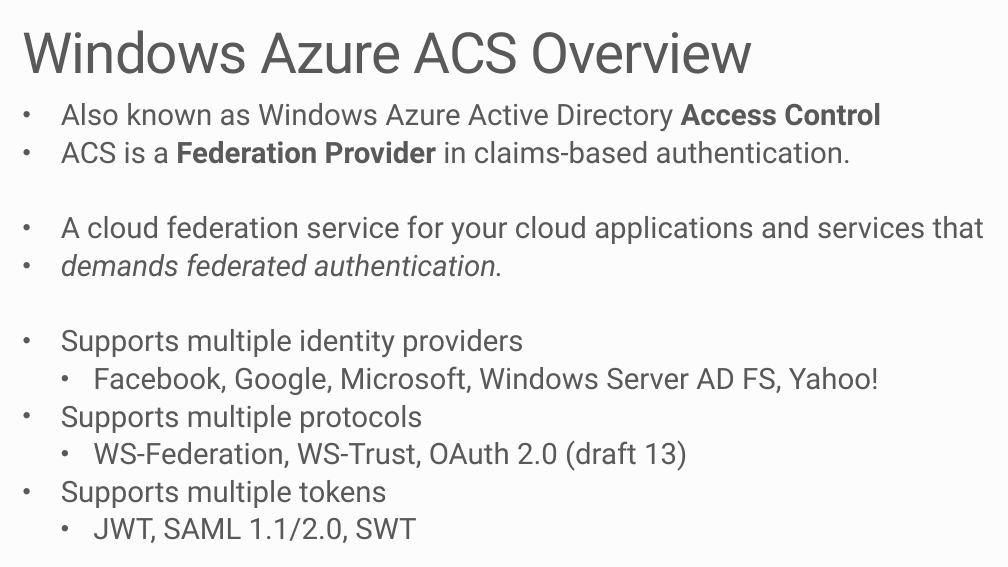
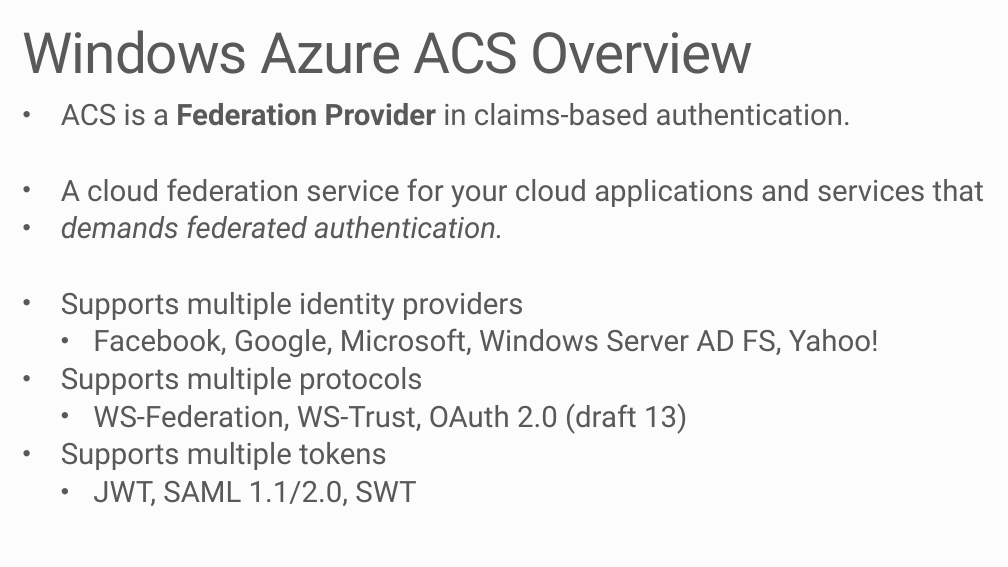
Before and after one commit to MRCollective/WindowsAzureBootcampPerth2014, a slide deck: slide 10 of 7_Authentication/Authentication.pptx (slide 8 before the commit). Drawn at 1008x567 pixels with LibreOffice and Linux fonts; fonts in the diff are those of the drawing. Boxes give left, top, right and bottom in pixels: in the first picture for what was removed or moved away, otherwise in the second. Text is boxed around its words. In the diff, an @@ line names an element or a change of style, - is before the commit and + after.

```diff
--- a/7_Authentication/Authentication.pptx
+++ b/7_Authentication/Authentication.pptx
@@ text at [61, 103, 881, 131]: paragraph removed @@
-• Also known as Windows Azure Active Directory Access Control
```
Also in this commit, not shown: 7 other slides changed, 7 slides added, 17 slides removed, 5 other files.
